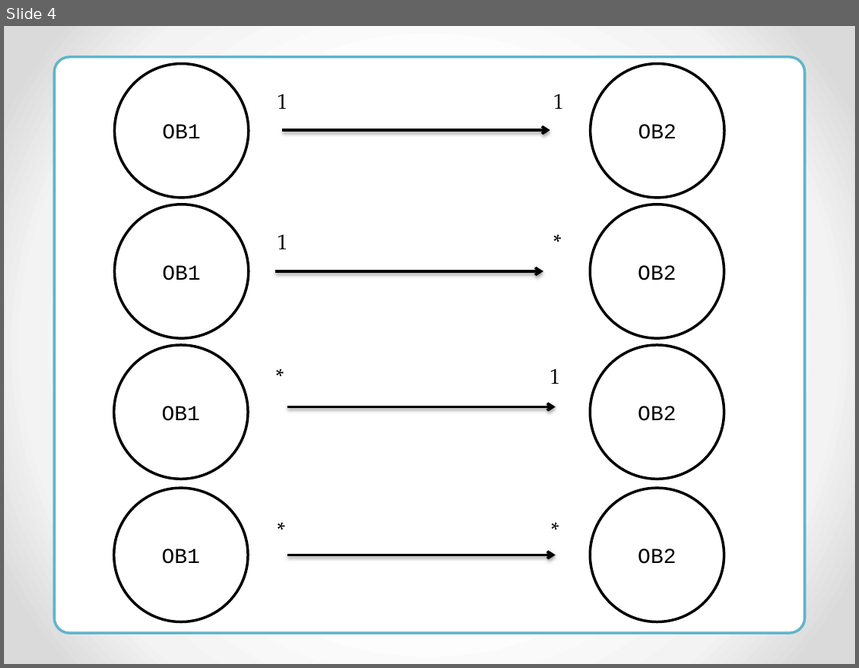
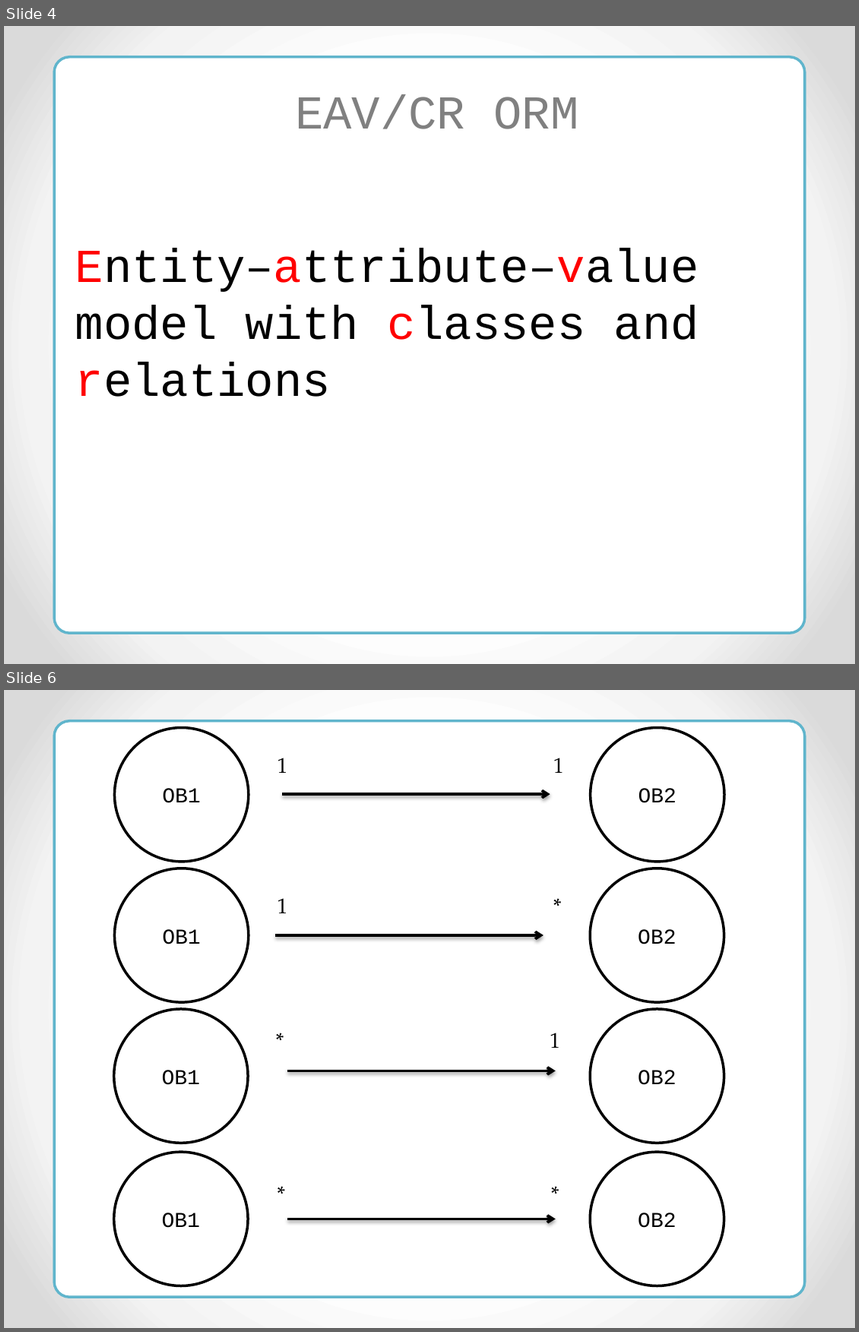
Before and after one commit to RedEyesDevelopment/NetCrackerProject, a slide deck: pres/reacteav/reacteav.pptx. Shown one above the other, each under a label of ours: slide 4 before the commit, slides 4 and 6 after it; the slides between them are not shown. The pictures are 859x668 and 859x1332 pixels, drawn with LibreOffice and Linux fonts; fonts in the diff are those of the drawing. Boxes give left, top, right and bottom in pixels: in the first picture for what was removed or moved away, otherwise in the second. Text is boxed around its words. In the diff, an @@ line names an element or a change of style, - is before the commit and + after.

```diff
--- a/pres/reacteav/reacteav.pptx
+++ b/pres/reacteav/reacteav.pptx
@@ slide 4 added at (x1=4, y1=26, x2=855, y2=664), background gradient #FFFFFF to #F4F4F4 to #DADADA @@
@@ rounded rectangle added at (x1=54, y1=56, x2=805, y2=633), fill #FFFFFF, outline #60B5CC 2.25 pt @@
@@ text added at (x1=295, y1=95, x2=579, y2=129), 40 pt, text #808080 @@
+EAV/CR ORM
@@ text added at (x1=75, y1=249, x2=699, y2=397), 40 pt, text #000000 @@
+Entity–attribute–value model with classes and relations
@@ what was slide 4 is now slide 6 @@
```
Also in this commit, not shown: 3 slides changed, 13 other slides added.
